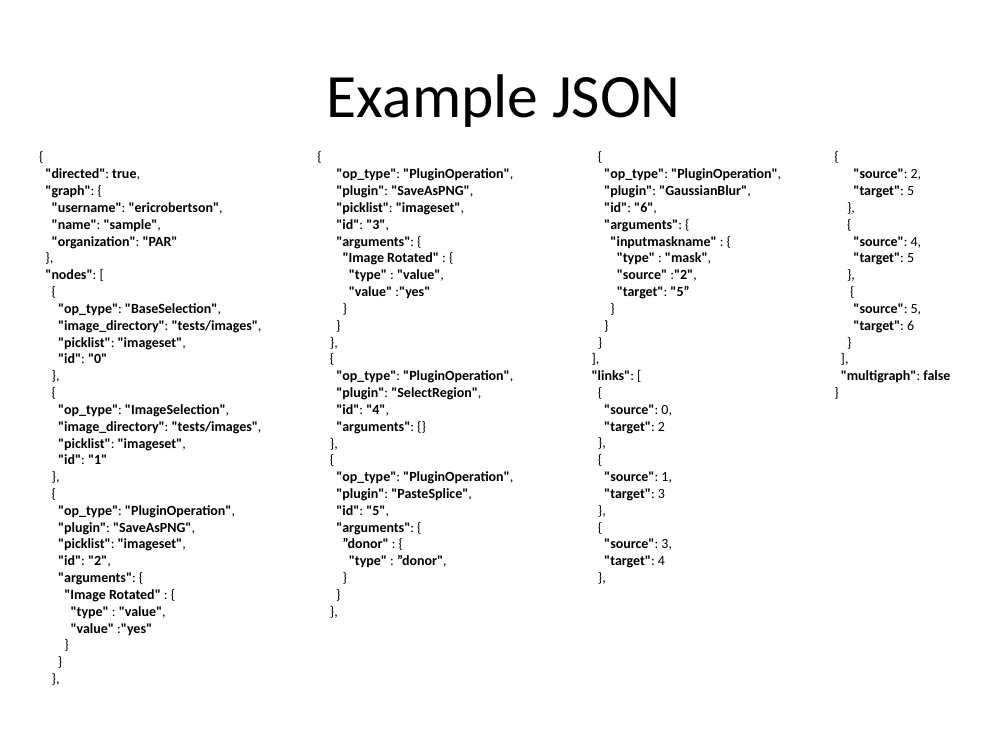
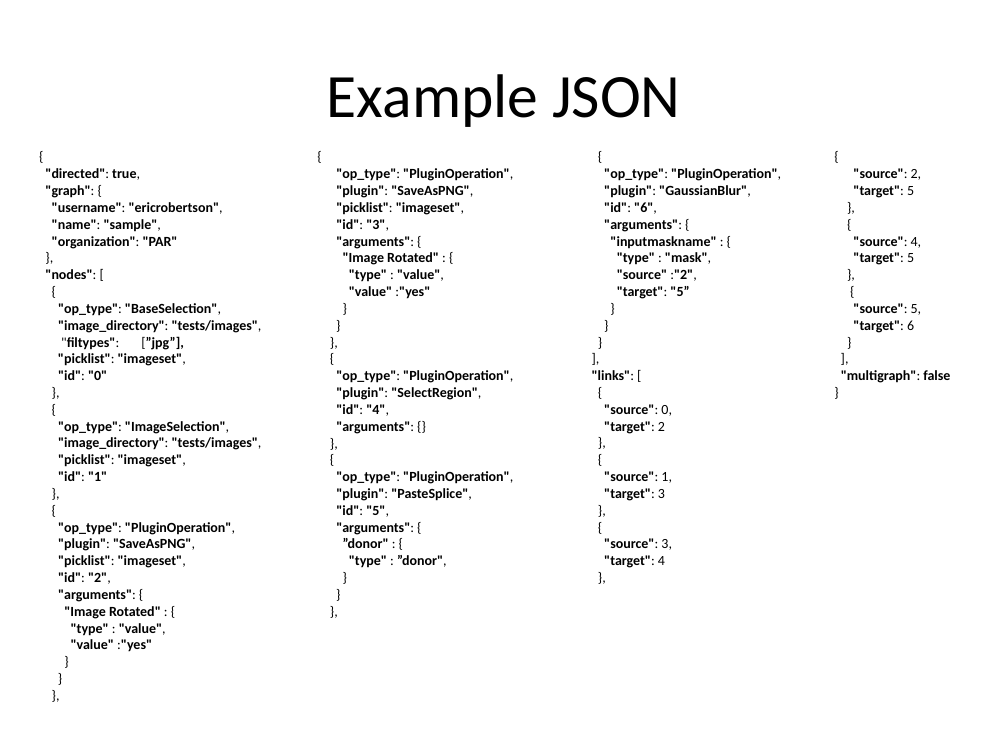
Before and after one commit to PAR-Government/Media-Journaling-Tool, a slide deck: slide 13 of doc/JT Batch Manipulations.pptx. Drawn at 1008x756 pixels with LibreOffice and Linux fonts; fonts in the diff are those of the drawing. Boxes give left, top, right and bottom in pixels: in the first picture for what was removed or moved away, otherwise in the second. Text is boxed around its words. In the diff, an @@ line names an element or a change of style, - is before the commit and + after.

Commit message:
JPEG 2000 Assertion failure fix
Optical Flow Plugins

Support Zip of Raw Files

Introduced 'local' flag for Transform Rotate

Add Audio Plugins

```diff
--- a/doc/JT Batch Manipulations.pptx
+++ b/doc/JT Batch Manipulations.pptx
@@ text at (x1=45, y1=168, x2=262, y2=652): text changed @@
-{
-"directed": true,
-"graph": {
-"username": "ericrobertson",
-"name": "sample",
-"organization": "PAR"
-},
-"nodes": [
-{
-"op_type": "BaseSelection",
-"image_directory": "tests/images",
-"picklist": "imageset",
-"id": "0"
-},
-{
-"op_type": "ImageSelection",
-"image_directory": "tests/images",
-"picklist": "imageset",
-"id": "1"
-},
-{
-"op_type": "PluginOperation",
-"plugin": "SaveAsPNG",
-"picklist": "imageset",
-"id": "2",
-"arguments": {
-"Image Rotated" : {
-"type" : "value",
-"value" :"yes"
-}
-}
-},
+{
+"directed": true,
+"graph": {
+"username": "ericrobertson",
+"name": "sample",
+"organization": "PAR"
+},
+"nodes": [
+{
+"op_type": "BaseSelection",
+"image_directory": "tests/images",
+"filtypes": [”jpg”],
+"picklist": "imageset",
+"id": "0"
+},
+{
+"op_type": "ImageSelection",
+"image_directory": "tests/images",
+"picklist": "imageset",
+"id": "1"
+},
+{
+"op_type": "PluginOperation",
+"plugin": "SaveAsPNG",
+"picklist": "imageset",
+"id": "2",
+"arguments": {
+"Image Rotated" : {
+"type" : "value",
+"value" :"yes"
+}
+}
+},
```
Also in this commit, not shown: 1 other slide changed, 51 other files.
